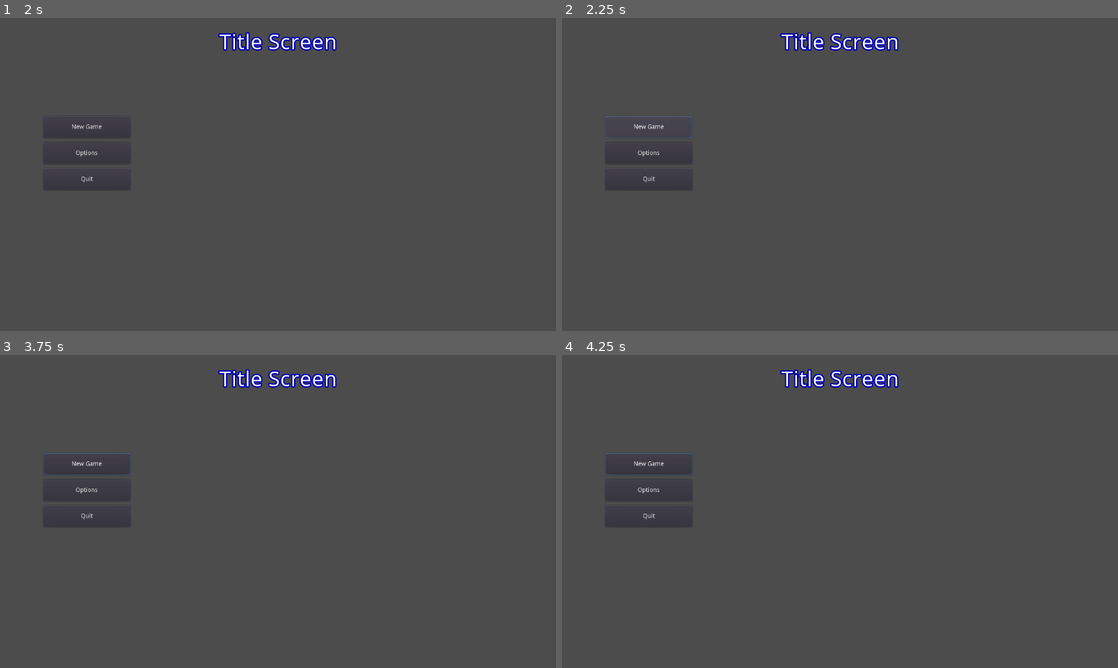
Above: before the commit, frames 1-4 (two rows, left to right).
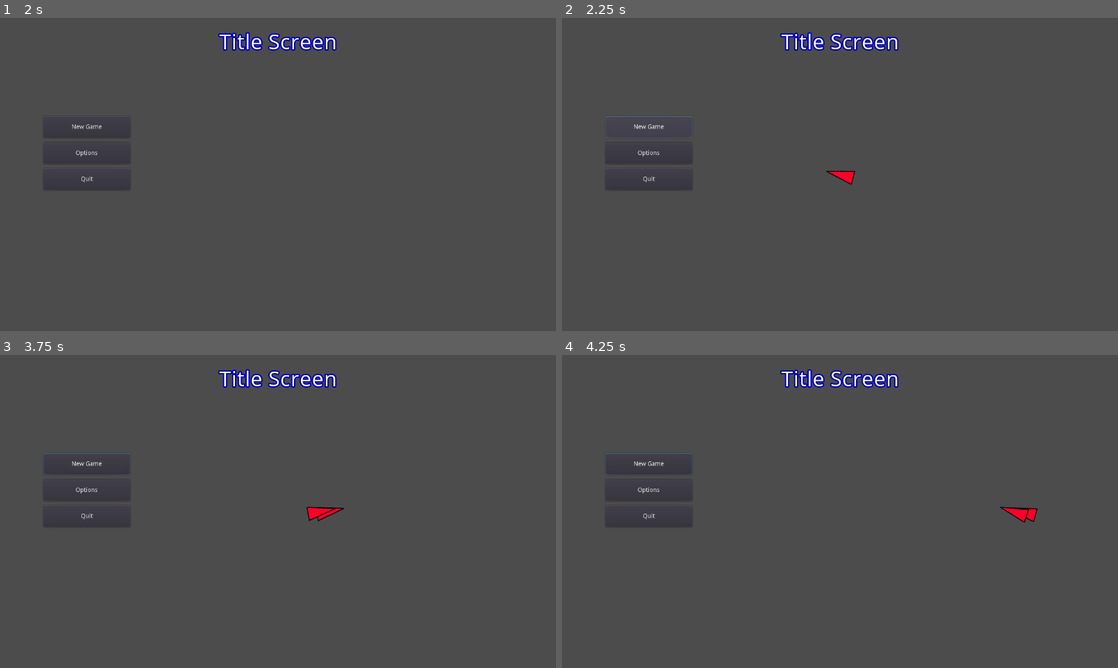
Above: after the commit, the same moments.

Repository: alpacanumerals/LD49
Game: Godot game, scene res://titlescreen.tscn
Same seed, same stepped clock (60 frames per second), same inputs: the game is played once before the commit and once after it.
Inputs (mouse positions are in pixels of both pictures, inside the frame that each line leads up to):
- Up to frame 1 (2 s): click "Options" at 0.5 s; click "Main Menu" at 1.25 s
- Up to frame 2 (2.25 s): click "New Game" at 2 s
- Up to frame 3 (3.75 s): click "New Game" at 2.75 s; tap Enter at 3.5 s; move the mouse to (400, 495) at 3.52 s; hold D (pmove_right, bound only after the commit) from 3.53 s (still down)
- Up to frame 4 (4.25 s): keep holding D (pmove_right, bound only after the commit)

Frame 1 is identical in both runs. In frame 2, 0.1% of the frame differs, in the area x 47-53%, y 48-54%; in frame 3, 0.2%; in frame 4, 0.2%, in the area x 78-86%, y 48-54%.

Commit message:
movements!

Diff:
--- a/autoload/settings.gd
+++ b/autoload/settings.gd
@@ -1,4 +1,10 @@
 extends Node
 
+var volumeMusic: float
+var volumeSound: float
+
+var moveScheme
+enum {HOTLINE, INFANTRY}
+
 func _ready():
-    randomize()
+    pass
--- a/autoload/switcher.gd
+++ b/autoload/switcher.gd
@@ -1,8 +1,8 @@
 extends Node
 
 var current_scene
-var ui_click = preload("res://autoload/uiclick.tscn")
-var uiClick
+var click_sound = preload("res://autoload/uiclick.tscn")
+var ui_click
 
 func _ready():
     #An autoloaded node is the elder sibling of whatever scene is active, so they share a root.
@@ -10,8 +10,8 @@
     #A count of the children is always 1 more than the 0-indexed id of the active scene.
     #(The one with everythnig in it)
     current_scene = root.get_child(root.get_child_count() - 1)
-    uiClick = ui_click.instance()
-    add_child(uiClick)
+    ui_click = click_sound.instance()
+    add_child(ui_click)
 
 #Activates with a button press somewhere.
 func switchScene(path):
@@ -23,5 +23,5 @@
     get_tree().quit()
 
 func playClick():
-    uiClick.play()
+    ui_click.play()
     pass
--- a/autoload/util.gd
+++ b/autoload/util.gd
@@ -2,11 +2,9 @@
 
 var file_dict
 
-# Called when the node enters the scene tree for the first time.
 func _ready():
     randomize()
     loadJSONs()
-    pass # Replace with function body.
 
 func loadJSONs():
     var file = File.new()
--- /dev/null
+++ b/p_test.gd
@@ -0,0 +1,52 @@
+extends KinematicBody2D
+
+var screen_size
+var speed = 600
+
+func _ready():
+    screen_size = get_viewport_rect().size
+    position.x = screen_size.x/2
+    position.y = screen_size.y/2
+
+
+func _process(delta):
+    match settings.moveScheme:
+        settings.INFANTRY:
+            look_at(get_global_mouse_position())
+            var velocity = Vector2()
+            var velocity_r = Vector2()
+            var velocity_l = Vector2()
+            var velocity_d = Vector2()
+            var velocity_u = Vector2()
+            if Input.is_action_pressed("pmove_right"):
+                velocity_r = Vector2(0, speed).rotated(rotation)
+            if Input.is_action_pressed("pmove_left"):
+                velocity_l = Vector2(0, -speed).rotated(rotation)
+            if Input.is_action_pressed("pmove_down"):
+                velocity_d = Vector2(-speed, 0).rotated(rotation)
+            if Input.is_action_pressed("pmove_up"):
+                velocity_u = Vector2(speed, 0).rotated(rotation)
+            velocity = velocity_r + velocity_l + velocity_d + velocity_u
+            if velocity.length() != 0 and velocity.length() > 200:
+                velocity = velocity.normalized() * speed
+            else:
+                velocity = Vector2(0,0)
+            position += velocity * delta
+            position.x = clamp(position.x, 0, screen_size.x)
+            position.y = clamp(position.y, 0, screen_size.y)
+        _:
+            look_at(get_global_mouse_position())
+            var velocity = Vector2()
+            if Input.is_action_pressed("pmove_right"):
+                velocity.x += 1
+            if Input.is_action_pressed("pmove_left"):
+                velocity.x -= 1
+            if Input.is_action_pressed("pmove_down"):
+                velocity.y += 1
+            if Input.is_action_pressed("pmove_up"):
+                velocity.y -= 1
+            if velocity.length() > 0:
+                velocity = velocity.normalized() * speed
+            position += velocity * delta
+            position.x = clamp(position.x, 0, screen_size.x)
+            position.y = clamp(position.y, 0, screen_size.y)
--- /dev/null
+++ b/p_test.tscn
@@ -0,0 +1,11 @@
+[gd_scene load_steps=3 format=2]
+
+[ext_resource path="res://assets/redtri.png" type="Texture" id=1]
+[ext_resource path="res://p_test.gd" type="Script" id=2]
+
+[node name="P_TEST" type="KinematicBody2D"]
+script = ExtResource( 2 )
+
+[node name="Sprite" type="Sprite" parent="."]
+rotation = 1.5708
+texture = ExtResource( 1 )
--- a/project.godot
+++ b/project.godot
@@ -16,14 +16,37 @@
 
 [autoload]
 
+util="*res://autoload/util.gd"
 settings="*res://autoload/settings.gd"
 switcher="*res://autoload/switcher.gd"
-util="*res://autoload/util.gd"
 
 [display]
 
 window/size/width=1280
 window/size/height=720
+
+[input]
+
+pmove_left={
+"deadzone": 0.5,
+"events": [ Object(InputEventKey,"resource_local_to_scene":false,"resource_name":"","device":0,"alt":false,"shift":false,"control":false,"meta":false,"command":false,"pressed":false,"scancode":65,"unicode":0,"echo":false,"script":null)
+ ]
+}
+pmove_right={
+"deadzone": 0.5,
+"events": [ Object(InputEventKey,"resource_local_to_scene":false,"resource_name":"","device":0,"alt":false,"shift":false,"control":false,"meta":false,"command":false,"pressed":false,"scancode":68,"unicode":0,"echo":false,"script":null)
+ ]
+}
+pmove_up={
+"deadzone": 0.5,
+"events": [ Object(InputEventKey,"resource_local_to_scene":false,"resource_name":"","device":0,"alt":false,"shift":false,"control":false,"meta":false,"command":false,"pressed":false,"scancode":87,"unicode":0,"echo":false,"script":null)
+ ]
+}
+pmove_down={
+"deadzone": 0.5,
+"events": [ Object(InputEventKey,"resource_local_to_scene":false,"resource_name":"","device":0,"alt":false,"shift":false,"control":false,"meta":false,"command":false,"pressed":false,"scancode":83,"unicode":0,"echo":false,"script":null)
+ ]
+}
 
 [physics]
 
--- a/titlescreen.gd
+++ b/titlescreen.gd
@@ -6,6 +6,14 @@
 # Called every frame. 'delta' is the elapsed time since the previous frame.
 #func _process(delta):
 #    pass
+
+func _on_NewGameButton_button_down():
+    switcher.playClick()
+
+func _on_NewGameButton_pressed():
+    var ptest_instance = load("res://p_test.tscn")
+    var ptest = ptest_instance.instance()
+    add_child(ptest)
 
 func _on_OptionsButton_button_down():
     switcher.playClick()
@@ -18,9 +26,3 @@
 
 func _on_QuitButton_pressed():
     switcher.switchQuit()
-
-func _on_NewGameButton_button_down():
-    switcher.playClick()
-
-func _on_NewGameButton_pressed():
-    pass # Replace with function body.
Binary file added: assets/redtri.png
Not shown, added: assets/redtri.png.import
